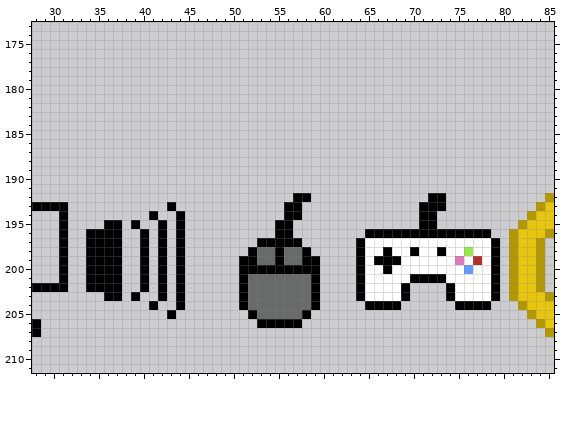
Two versions of one pixel-art file, Assets/Resources/Tileset.ase. That is the earlier state.
400x400 pixels, 1 frame. Pixels under 10% opacity are left out. Colours within 5 levels of each other are drawn and written as one. Shown: x 28..85, y 173..211. The commit also changed other parts of the picture, which this record leaves out.
After:
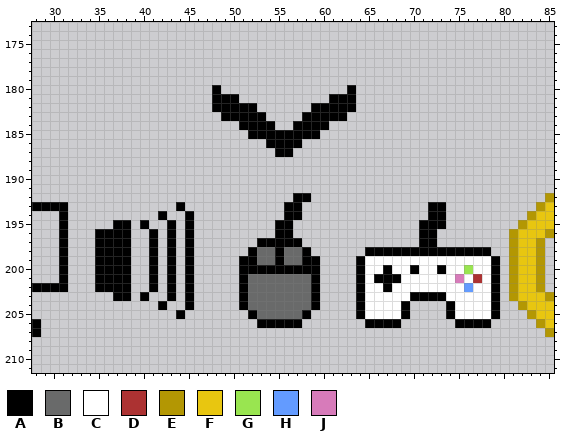
Palette (. is transparent): A #000000  B #696a6a  C #ffffff  D #ac3232  E #b39703  F #e8c610  G #99e550  H #639bff  J #d77bba
From old to new:
Colour A is added in row 180 at x 48 and 63; in row 181 at x 48 to 50 and 61 to 63; in row 182 at x 48 to 52 and 59 to 63; in row 183 at x 49 to 53 and 58 to 62; in row 184 at x 51 to 54 and 57 to 60; in row 185 at x 52 to 59.
Colour A is added in row 186 at x 54 to 57; in row 187 at x 55 to 56; in row 193 at x 44; in row 194 at x 42, 45 and 73; in row 195 at x 38, 40, 43, 45 and 73; in rows 196 to 202 at x 38, 41, 43 and 45.
Colour A is added in row 203 at x 38, 40, 43, 45 and 70 to 73; in row 204 at x 42, 45, 64, 69, 74 and 79; in row 205 at x 44, 64, 69, 74 and 79; in row 206 at x 65 to 68 and 75 to 78.
Colour A replaces colour C in row 197 at x 71 to 72; in row 198 at x 65 to 66, 68 to 69, 71 to 72, 74 to 75 and 77 to 78; in row 200 at x 70 and 73; in row 201 at x 66 to 68; in row 202 at x 67.
Colour A replaces colour G in row 198 at x 76.
Colour C is added in row 202 at x 70 to 73; in row 205 at x 65 to 68 and 75 to 78.
Colour C replaces colour A in row 199 at x 66 to 68; in row 201 at x 70 to 73; in rows 202 to 203 at x 69 and 74; in row 204 at x 65 to 68 and 75 to 78.
Colour C replaces colour D in row 199 at x 77.
Colour C replaces colour J in row 199 at x 75.
Colour D replaces colour C in row 201 at x 77.
Colour G replaces colour H in row 200 at x 76.
Colour H replaces colour C in row 202 at x 76.
Colour J replaces colour C in row 201 at x 75.
Colour A is removed in row 192 at x 72 to 73; in row 193 at x 43 and 71; in row 194 at x 41, 44 and 71; in row 195 at x 36, 39, 42 and 44; in row 196 at x 34, 40, 42, 44, 65 to 70 and 73 to 78; in rows 197 to 198 at x 34, 40, 42, 44, 64 and 79.
Colour A is removed in rows 199 to 202 at x 34, 40, 42 and 44; in row 203 at x 36, 39, 42 and 44; in row 204 at x 41 and 44; in row 205 at x 43.
Colour C is removed in row 197 at x 65 to 70 and 73 to 78.
Pixel boxes of the changes (left, top, right, bottom) in both pictures:
added: (212, 85, 356, 157)
changed: (356, 193, 500, 328)
changed: (86, 202, 194, 319)
